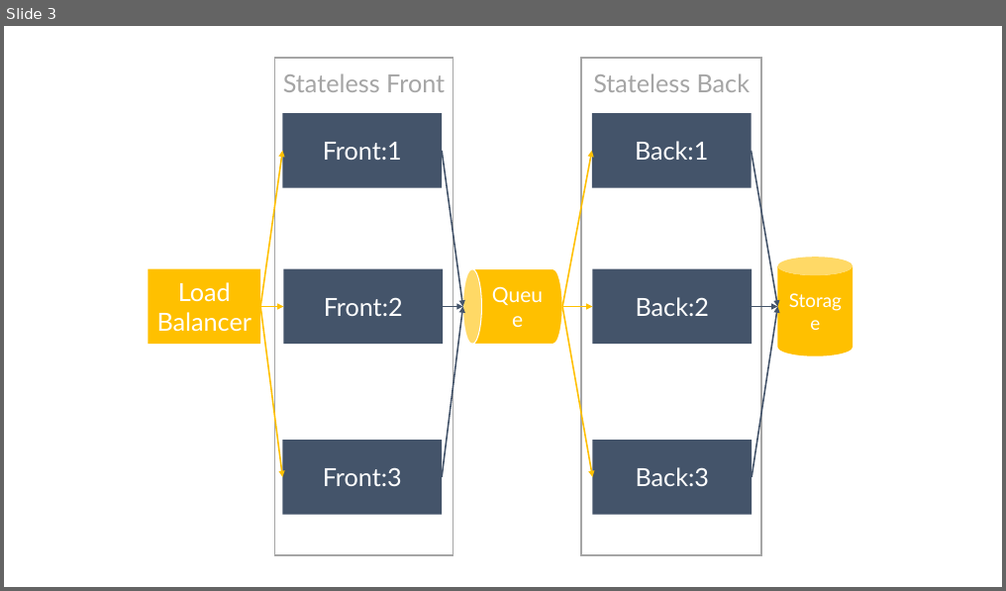
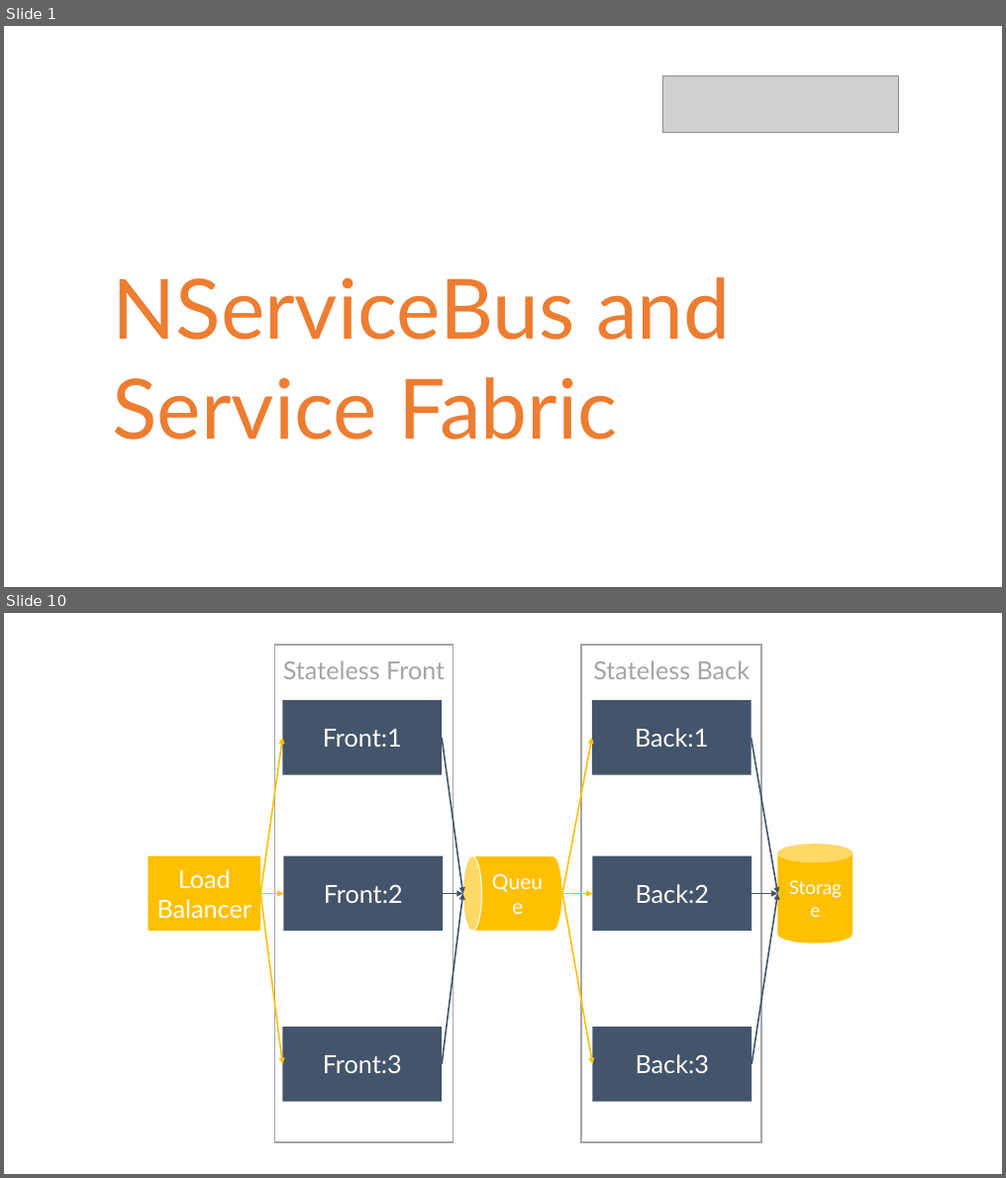
Before and after one commit to danielmarbach/service-fabric-webinar, a slide deck: Slides.pptx. Shown one above the other, each under a label of ours: slide 3 before the commit, slides 1 and 10 after it; the slides between them are not shown. The pictures are 1006x591 and 1006x1178 pixels, drawn with LibreOffice and Linux fonts; fonts in the diff are those of the drawing; grey boxes stand for pictures. Boxes give left, top, right and bottom in pixels: in the first picture for what was removed or moved away, otherwise in the second. Text is boxed around its words. In the diff, an @@ line names an element or a change of style, - is before the commit and + after.

```diff
--- a/Slides.pptx
+++ b/Slides.pptx
@@ slide 1 added at (4,26,1002,587), background #FFFFFF @@
@@ picture added at (663,76,899,133) @@
@@ text added at (113,277,731,440), 80 pt, text #ED7D31 @@
+NServiceBus and Service Fabric
@@ what was slide 3 is now slide 10 @@
```
Also in this commit, not shown: 1 slide changed, 11 other slides added, 1 slide removed, 1 other file.
